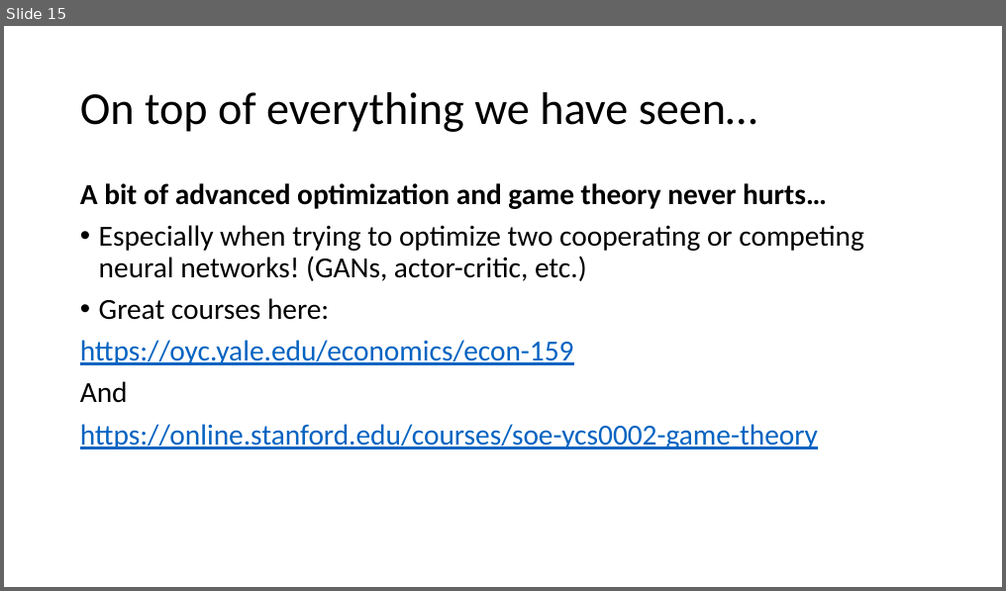
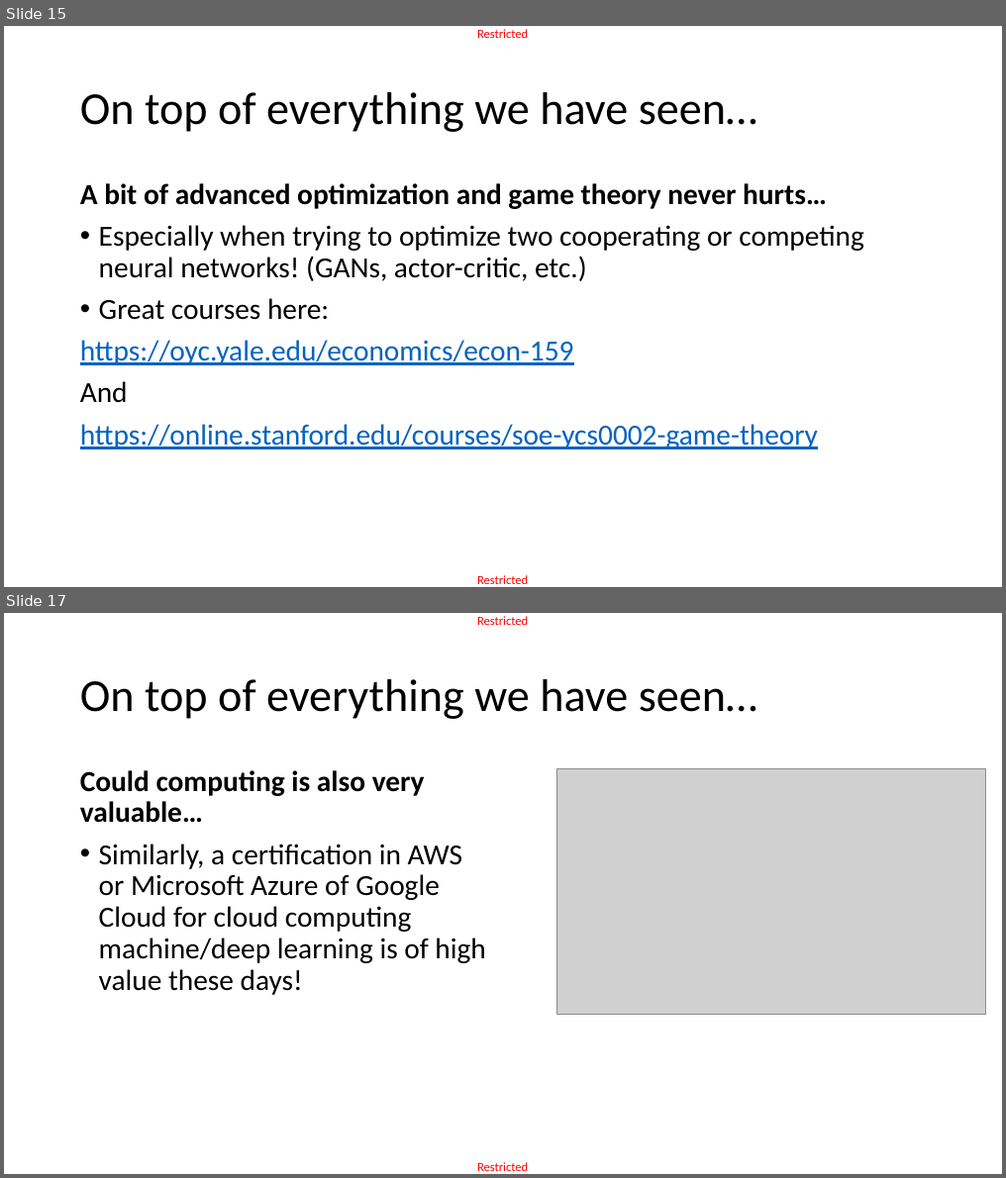
Before and after one commit to matthieudemari/SUTD_DL_50_039, a slide deck: W13/W13S1.pptx. Shown one above the other, each under a label of ours: slide 15 before the commit, slides 15 and 17 after it; the slides between them are not shown. The pictures are 1006x591 and 1006x1178 pixels, drawn with LibreOffice and Linux fonts; fonts in the diff are those of the drawing; grey boxes stand for pictures. Boxes give left, top, right and bottom in pixels: in the first picture for what was removed or moved away, otherwise in the second. Text is boxed around its words. In the diff, an @@ line names an element or a change of style, - is before the commit and + after.

```diff
--- a/W13/W13S1.pptx
+++ b/W13/W13S1.pptx
@@ slide 17 added at (4, 613, 1002, 1174), background #FFFFFF; not listed: 2 template elements that a slide beside it also shows @@
@@ title added at (80, 679, 757, 719), 44 pt, text #000000 @@
+On top of everything we have seen…
@@ text added at (80, 770, 485, 995), 28 pt, text #000000 @@
+Could computing is also very valuable…
+• Similarly, a certification in AWS or Microsoft Azure of Google Cloud for cloud computing machine/deep learning is of high value these days!
@@ picture added at (556, 769, 985, 1015) @@
@@ slide 15 changed as well @@
@@ text added at (477, 29, 528, 38), 12 pt, text #FF0000 @@
+Restricted
@@ text added at (477, 575, 528, 584), 12 pt, text #FF0000 @@
+Restricted
```
Also in this commit, not shown: 28 other slides changed, 1 other file.
